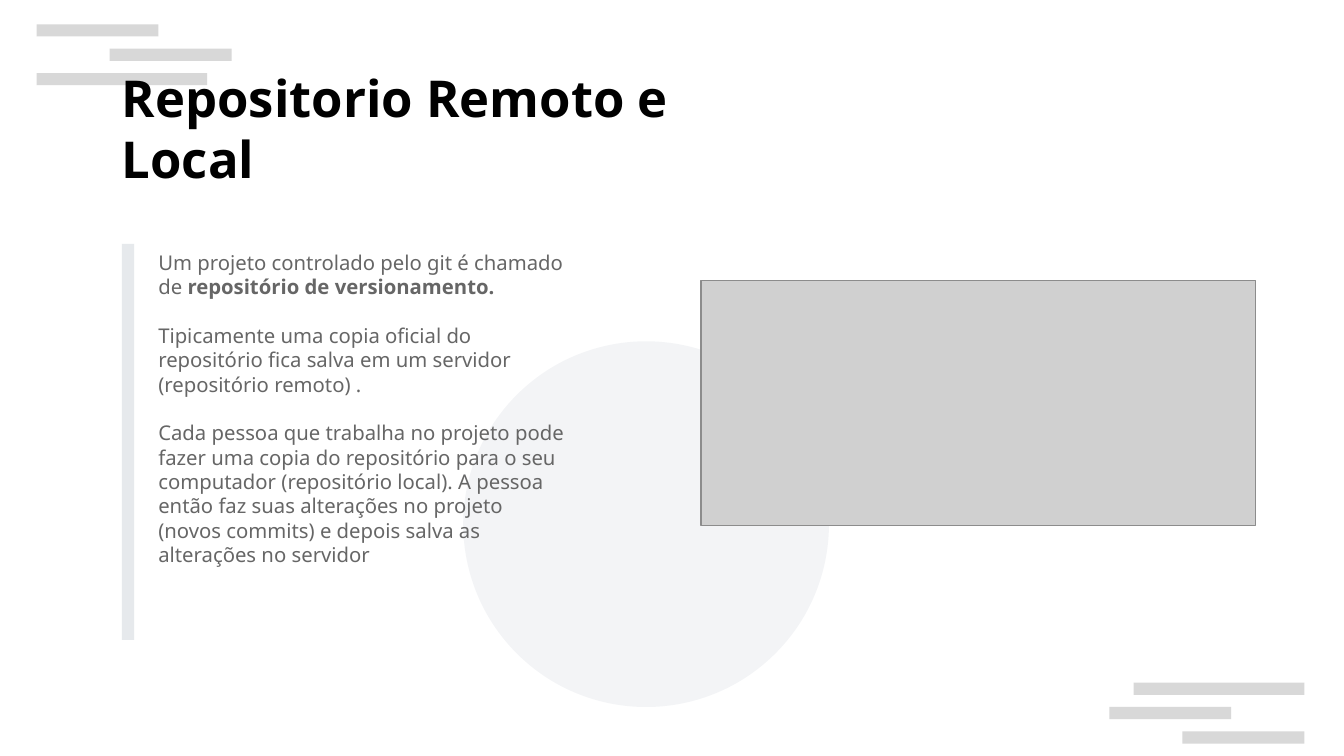
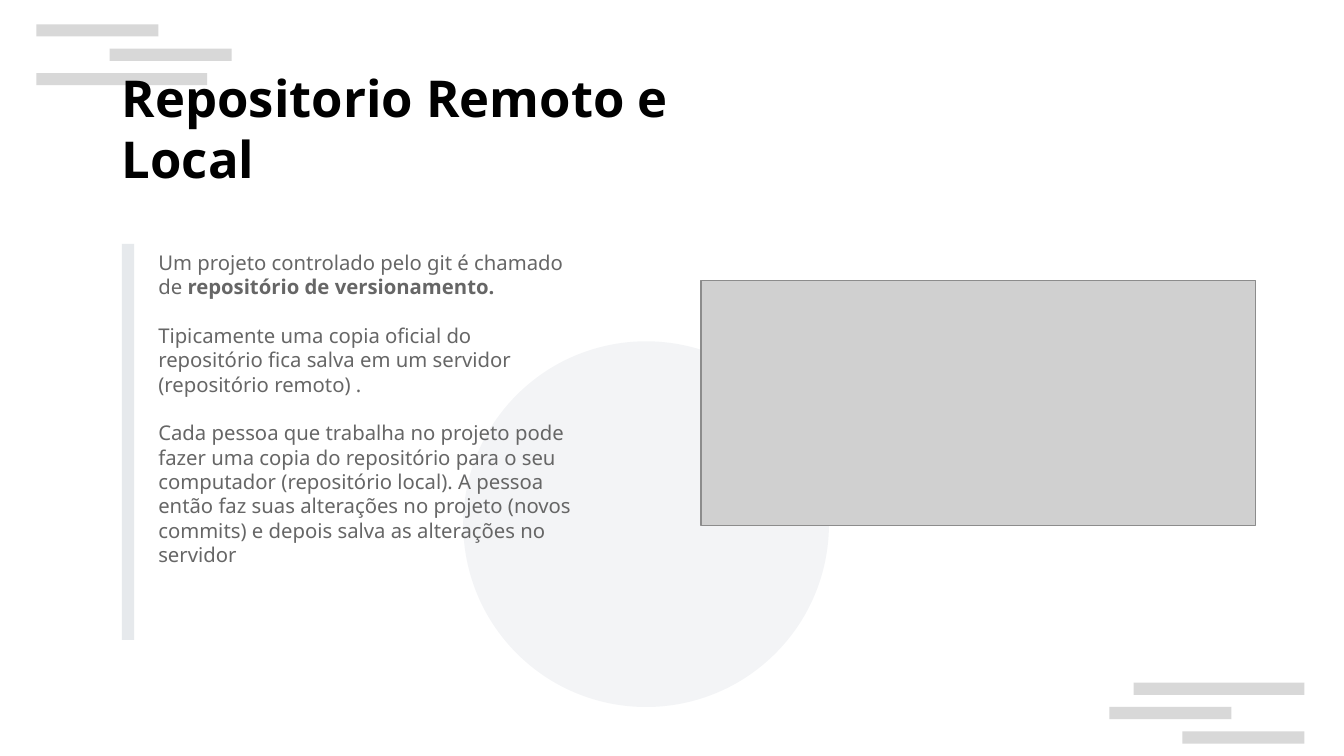
Before and after one commit to LORENZOCIRCELLI/Course-GitHubMasterclass, a slide deck: slide 4 of Apresentação/Git e Github.pptx. Drawn at 1344x756 pixels with LibreOffice and Linux fonts; fonts in the diff are those of the drawing; grey boxes stand for pictures; background and template pictures are left out. Boxes give left, top, right and bottom in pixels: in the first picture for what was removed or moved away, otherwise in the second. Text is boxed around its words. In the diff, an @@ line names an element or a change of style, - is before the commit and + after.

```diff
--- a/Apresentação/Git e Github.pptx
+++ b/Apresentação/Git e Github.pptx
@@ text "Um projeto controlado pelo git ..." rewrapped from (158, 254, 564, 567) to (158, 254, 571, 562) @@
@@ ellipse removed at (463, 341, 829, 707) @@
@@ freeform shape added at (463, 341, 829, 707), fill #8D99AE at 10% opacity @@
```
Also in this commit, not shown: 9 other slides changed, 2 slides added, 2 slides removed, 1 other file.
